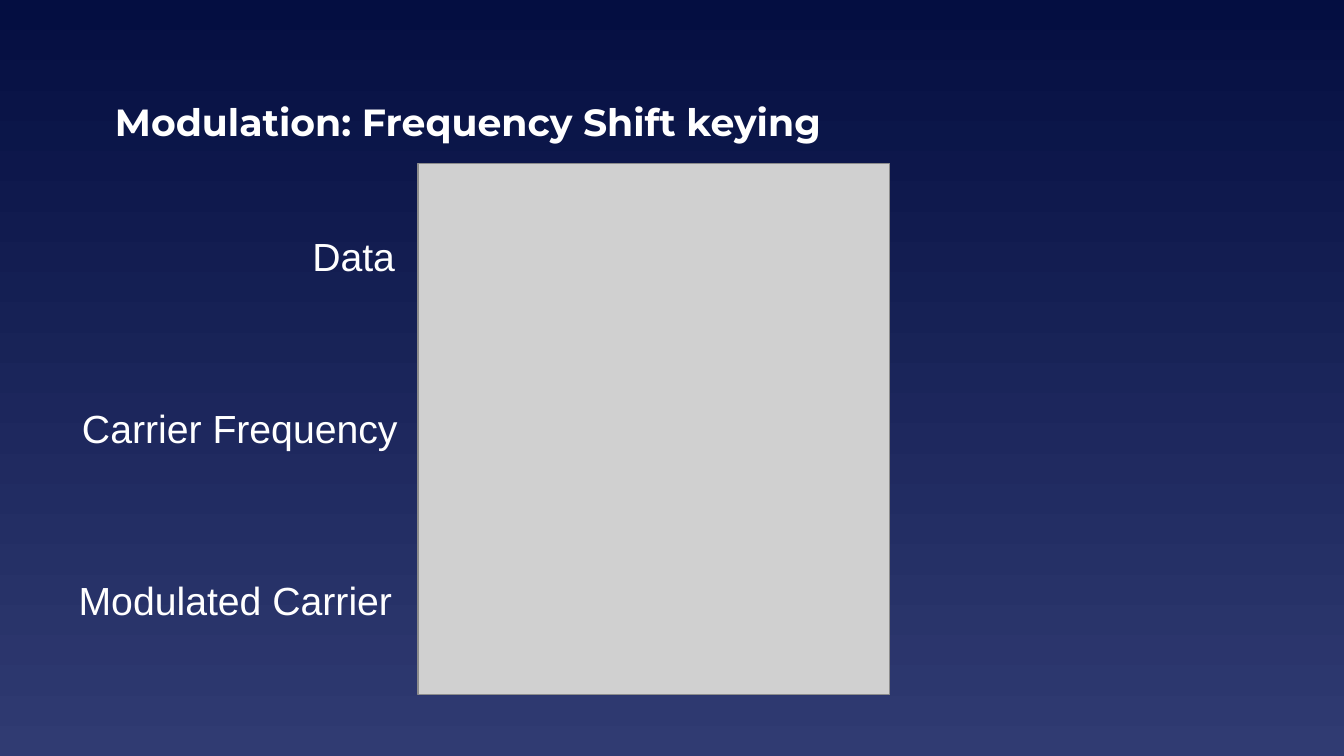
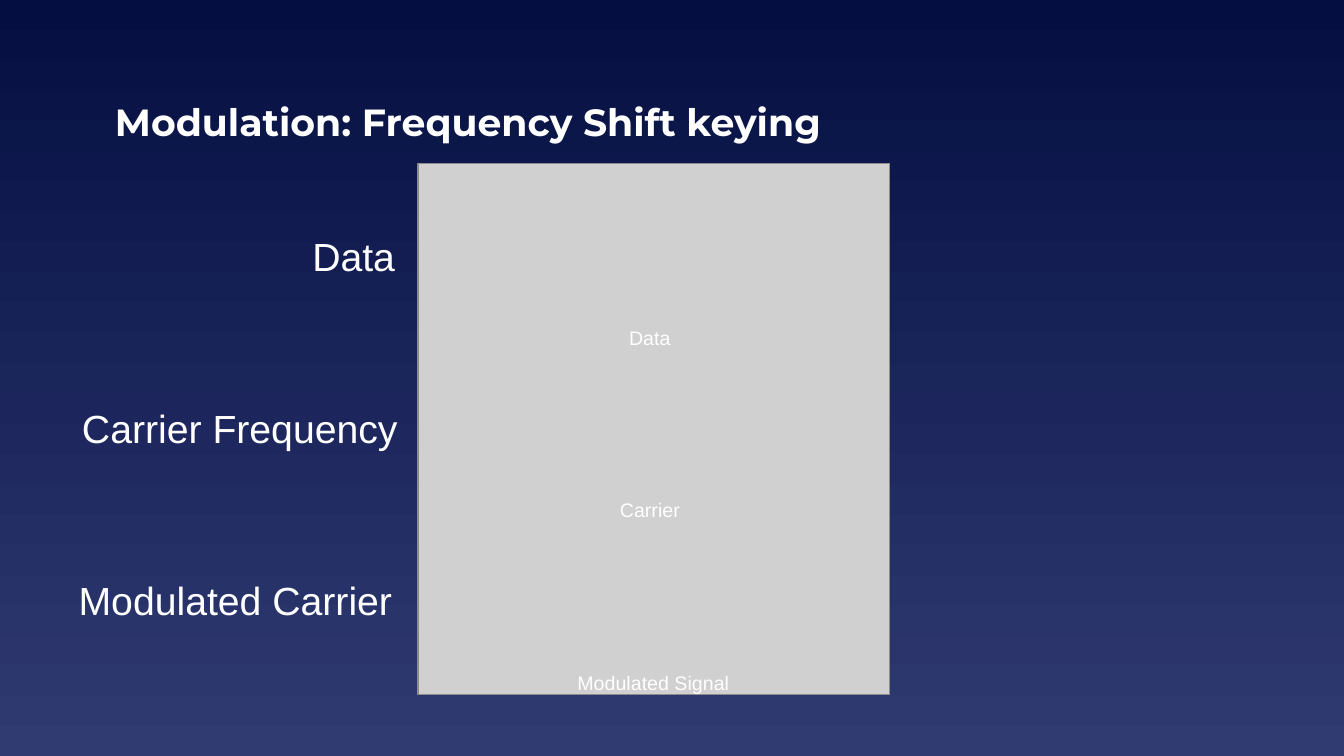
Before and after one commit to EELabMan/Arduino-9-Bluetooth, a slide deck: slide 8 of UTA EE Labs - Bluetooth.pptx (slide 6 before the commit). Drawn at 1344x756 pixels with LibreOffice and Linux fonts; fonts in the diff are those of the drawing; grey boxes stand for pictures. Boxes give left, top, right and bottom in pixels: in the first picture for what was removed or moved away, otherwise in the second. Text is boxed around its words. In the diff, an @@ line names an element or a change of style, - is before the commit and + after.

```diff
--- a/UTA EE Labs - Bluetooth.pptx
+++ b/UTA EE Labs - Bluetooth.pptx
@@ text added at (629, 332, 670, 345), 14 pt, text #FFFFFF @@
+Data
@@ text added at (620, 503, 680, 517), 14 pt, text #FFFFFF @@
+Carrier
@@ text added at (577, 676, 729, 695), 14 pt, text #FFFFFF @@
+Modulated Signal
```
Also in this commit, not shown: 13 other slides changed, 5 slides added, 1 slide removed.
